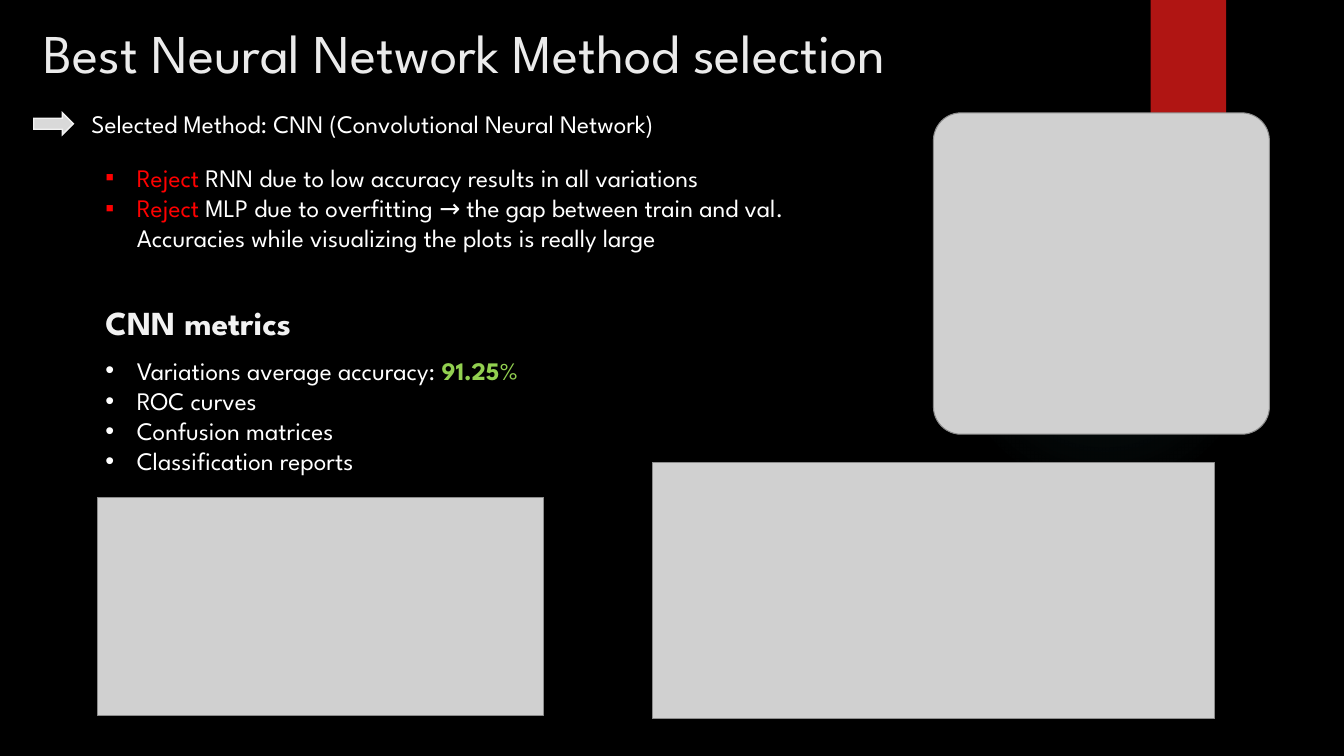
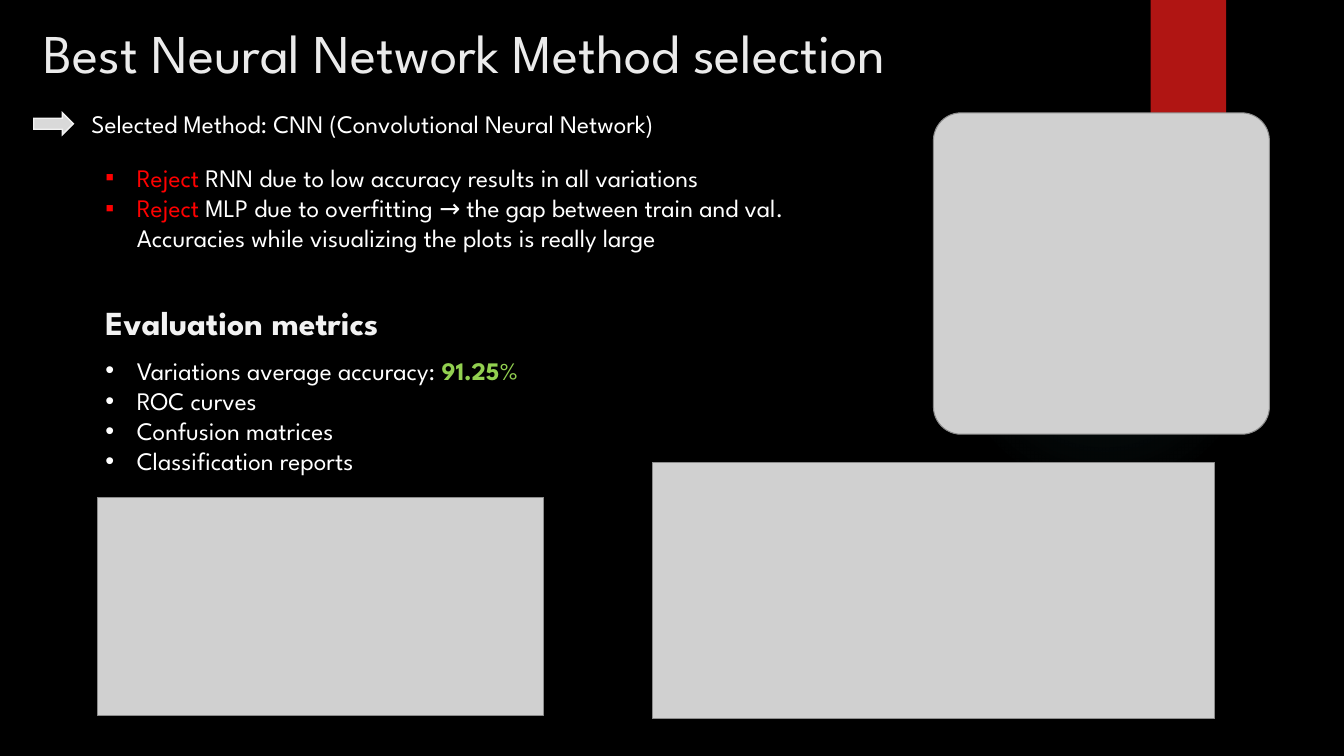
Before and after one commit to petrou1991/MachineLearning_Assignment, a slide deck: slide 15 of ML&CA.pptx. Drawn at 1344x756 pixels with LibreOffice and Linux fonts; fonts in the diff are those of the drawing; grey boxes stand for pictures; background and template pictures are left out. Boxes give left, top, right and bottom in pixels: in the first picture for what was removed or moved away, otherwise in the second. Text is boxed around its words. In the diff, an @@ line names an element or a change of style, - is before the commit and + after.

```diff
--- a/ML&CA.pptx
+++ b/ML&CA.pptx
@@ text at [105,312,379,336]: text changed @@
-CNN metrics
+Evaluation metrics
```
Also in this commit, not shown: 3 other slides changed.
